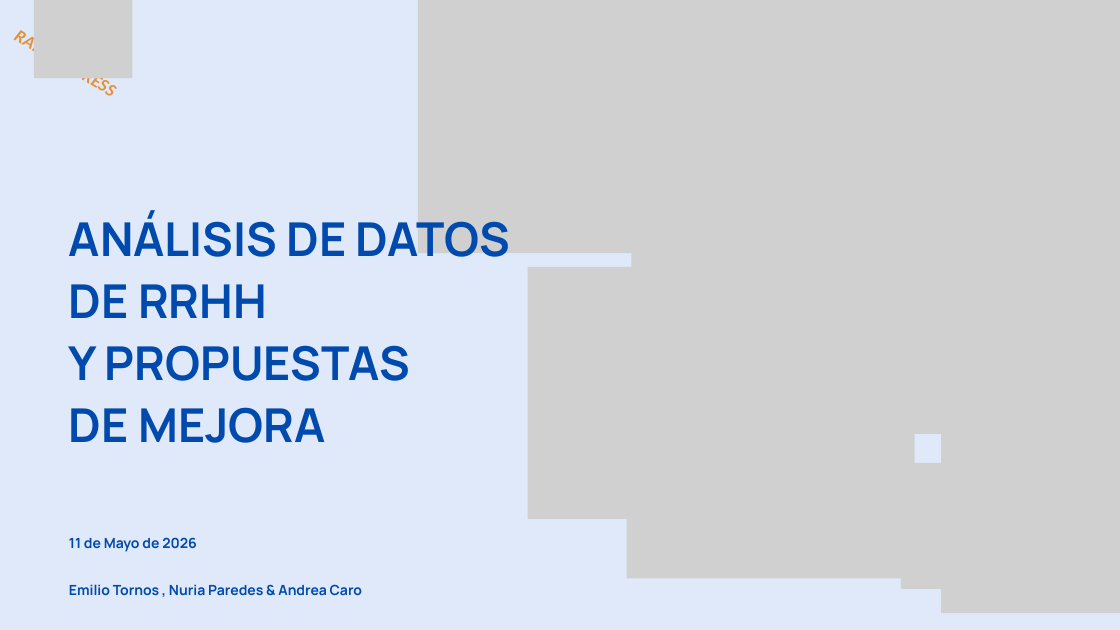
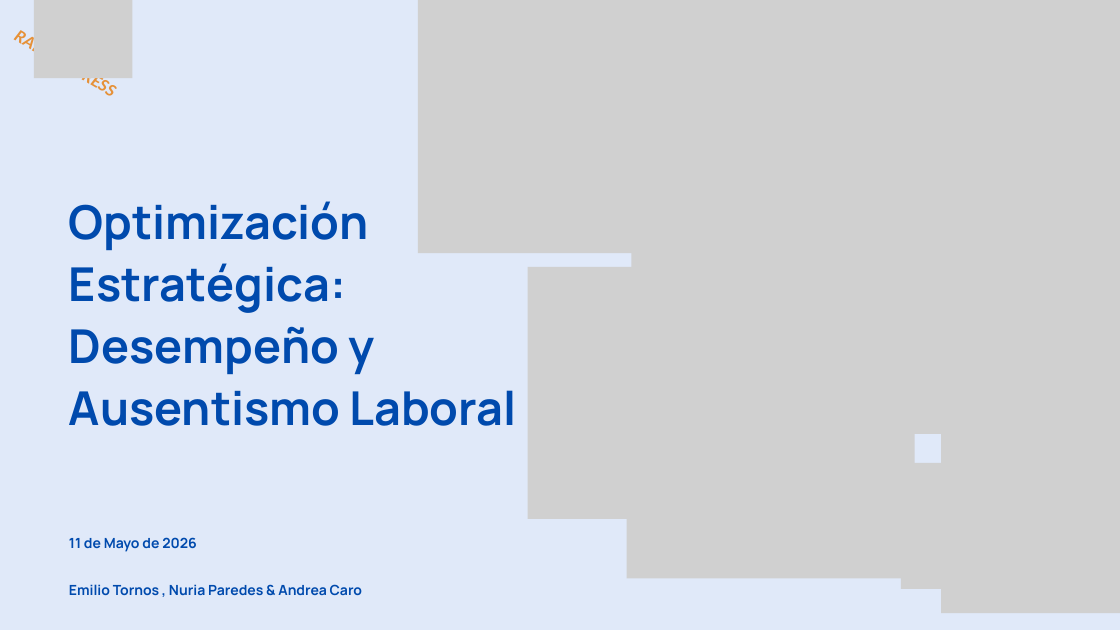
Before and after one commit to ITACADEMYprojectes/ProjecteData, a slide deck: slide 1 of Equip_28/Results/Analisis_PAP_and_ABL_RapidExpres_2026_04_05.pptx. Drawn at 1120x630 pixels with LibreOffice and Linux fonts; fonts in the diff are those of the drawing; grey boxes stand for pictures. Boxes give left, top, right and bottom in pixels: in the first picture for what was removed or moved away, otherwise in the second. Text is boxed around its words. In the diff, an @@ line names an element or a change of style, - is before the commit and + after.

```diff
--- a/Equip_28/Results/Analisis_PAP_and_ABL_RapidExpres_2026_04_05.pptx
+++ b/Equip_28/Results/Analisis_PAP_and_ABL_RapidExpres_2026_04_05.pptx
@@ text at <box>69,201,516,426</box>: text changed @@
-ANÁLISIS DE DATOS DE RRHH
-Y PROPUESTAS
-DE MEJORA
+Optimización Estratégica: Desempeño y Ausentismo Laboral
```
Also in this commit, not shown: 3 other slides changed, 14 slides added, 3 slides removed, 2 other files.
